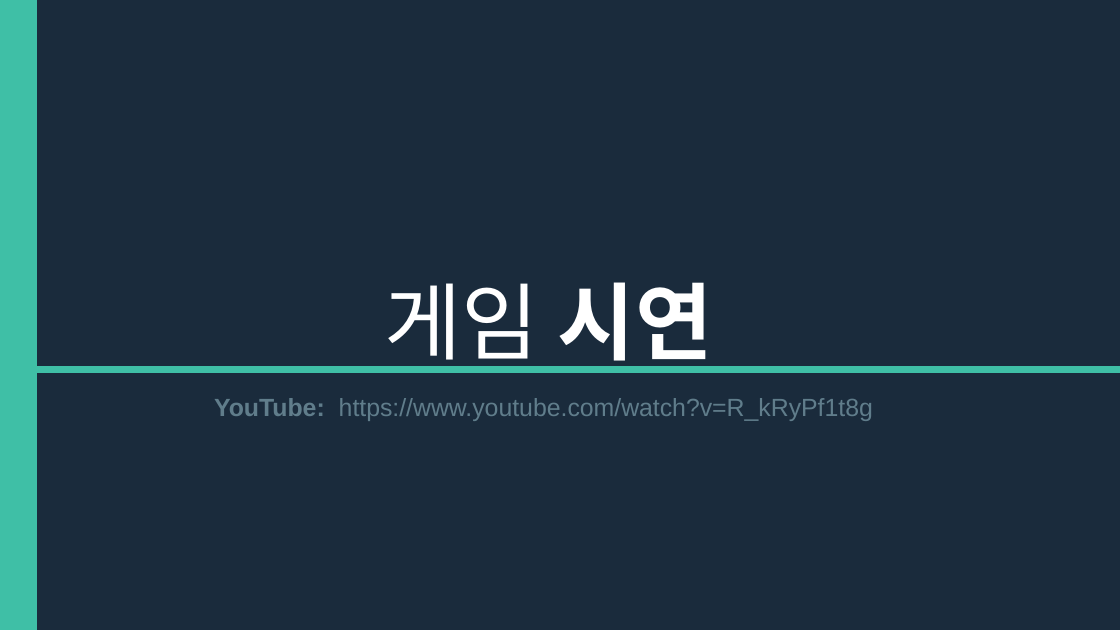
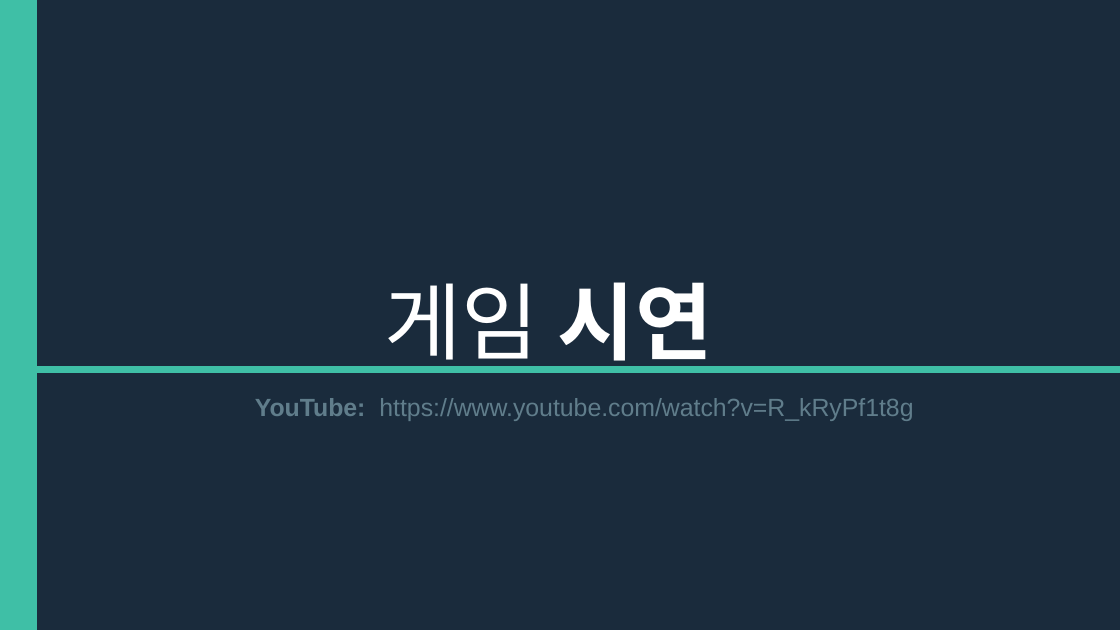
Before and after one commit to jun9yu-527/BirdRaise, a slide deck: slide 9 of 팀_RLCC_최종 발표.pptx. Drawn at 1120x630 pixels with LibreOffice and Linux fonts; fonts in the diff are those of the drawing. Boxes give left, top, right and bottom in pixels: in the first picture for what was removed or moved away, otherwise in the second. Text is boxed around its words. In the diff, an @@ line names an element or a change of style, - is before the commit and + after.

```diff
--- a/팀_RLCC_최종 발표.pptx
+++ b/팀_RLCC_최종 발표.pptx
@@ text "YouTube: https://www.youtube.com/watch?v=R_kRyPf1t8g" at (255, 398, 913, 421): alignment left to centre @@
```
Also in this commit, not shown: 6 other slides changed, 1 other file.
